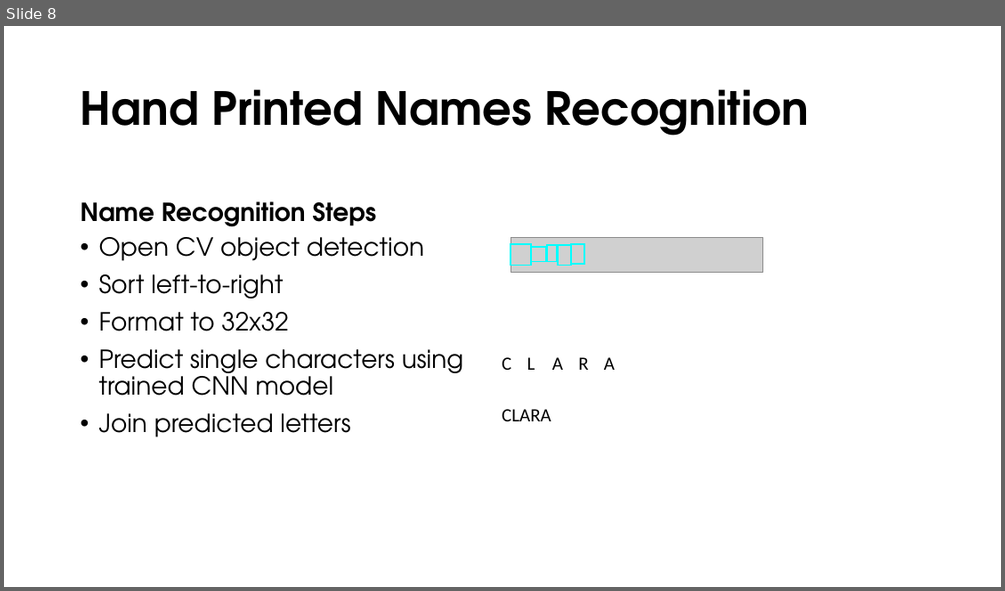
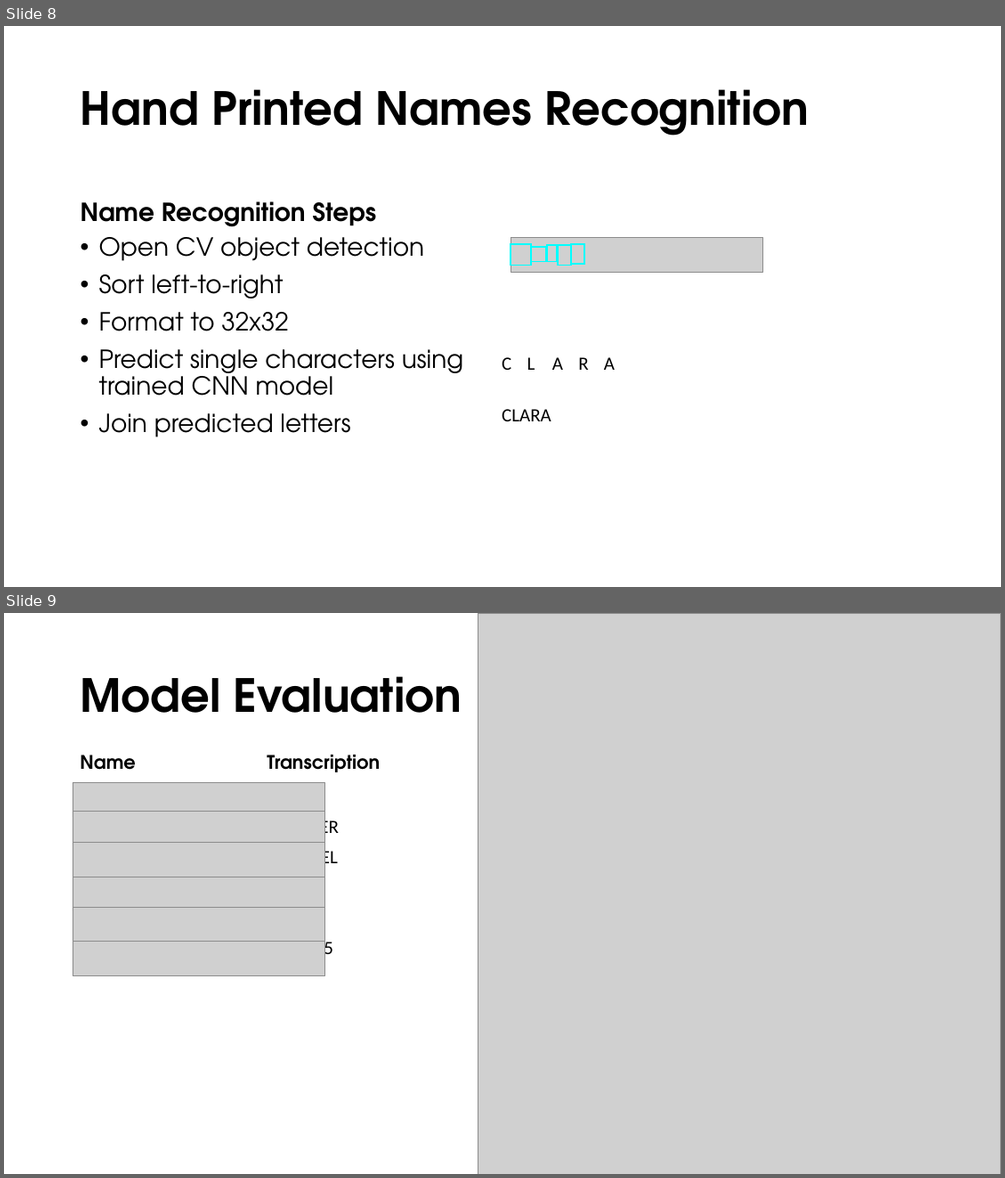
Before and after one commit to edejesus196/handwritten_names_recognition, a slide deck: presentation/MVP presentation.pptx. Shown one above the other, each under a label of ours: slide 8 before the commit, slides 8 and 9 after it. The pictures are 1005x591 and 1005x1178 pixels, drawn with LibreOffice and Linux fonts; fonts in the diff are those of the drawing; grey boxes stand for pictures. Boxes give left, top, right and bottom in pixels: in the first picture for what was removed or moved away, otherwise in the second. Text is boxed around its words. In the diff, an @@ line names an element or a change of style, - is before the commit and + after.

```diff
--- a/presentation/MVP presentation.pptx
+++ b/presentation/MVP presentation.pptx
@@ slide 9 added at (4,613,1001,1174), background #FFFFFF @@
@@ picture added at (478,613,1001,1174) @@
@@ title added at (80,676,461,713), 44 pt, text #000000, bold @@
+Model Evaluation
@@ table added at (73,751,446,964), 7 rows, 2 columns @@
+Name | Transcription
+ | CLARA
+ | JENNIFER
+ | MICHHEL
+ | 6E0R6E
+ | E175A
+ | TH0MA5
@@ group added at (73,783,325,976): 6 pictures @@
```
Also in this commit, not shown: 2 slides changed, 3 other slides added, 1 slide removed.
